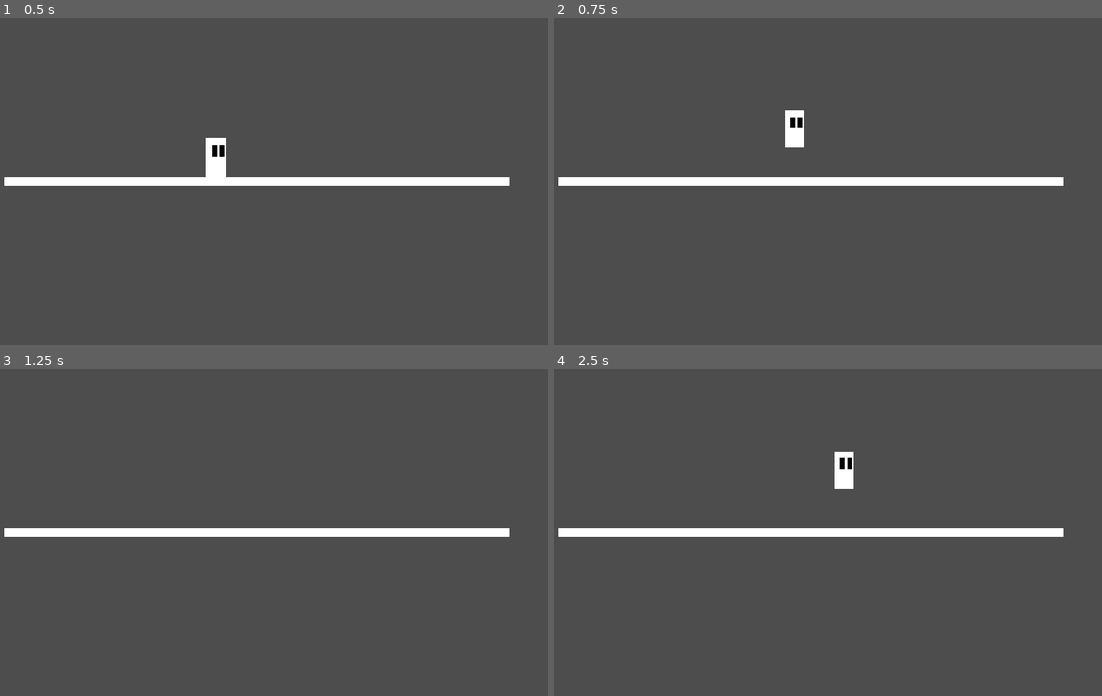
Above: before the commit, frames 1-4 (two rows, left to right).
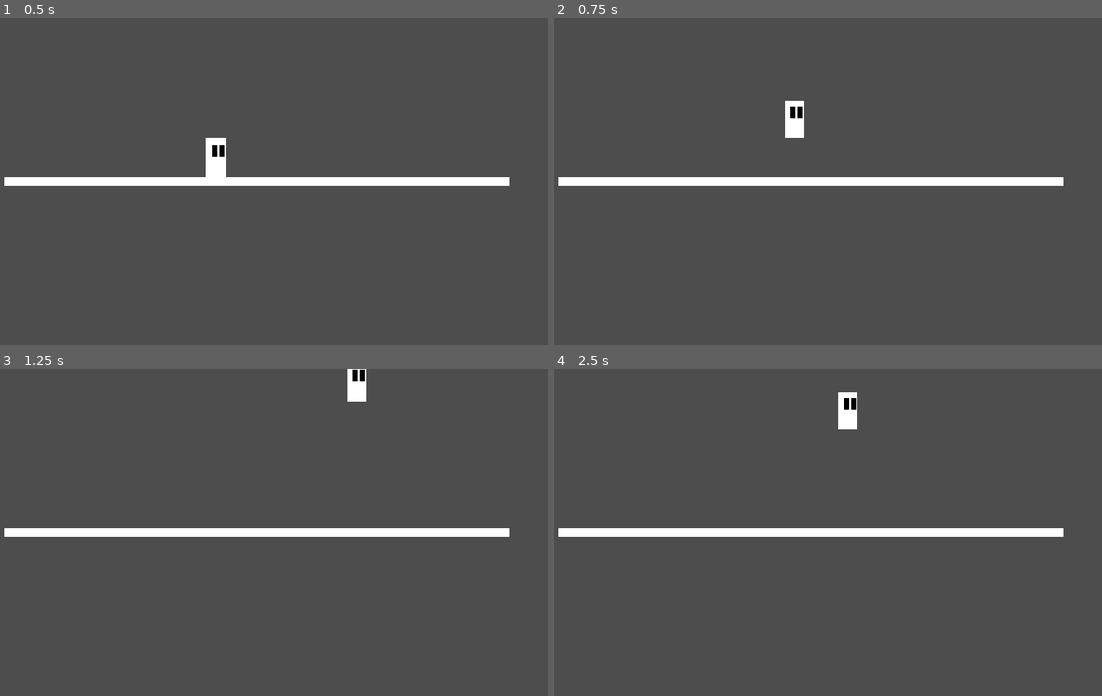
Above: after the commit, the same moments.

Repository: shubhrDev/Satisfying-Character-Controller
Game: Godot game, scene res://levels/level_1.tscn
The game is run twice, just before and just after one commit, with the same random seed, the same clock (stepped at 60 frames per second) and the same inputs.
Inputs:
- Up to frame 1 (0.5 s): no input
- Up to frame 2 (0.75 s): hold D (right) from 0.53 s (still down); tap Space (jump) at 0.6 s
- Up to frame 3 (1.25 s): keep holding D (right); tap Space (jump) at 0.77, 1.07 s
- Up to frame 4 (2.5 s): release D (right) at 1.28 s; hold A (left) 1.28-2.03 s; tap Space (jump) at 1.35, 1.52, 1.82, 2.1 s; hold D (right) from 2.03 s (still down)

Frame 1 is identical in both runs. In frame 2, 0.3% of the frame differs, in the area x 42-46%, y 25-40%; in frame 3, 0.3%; in frame 4, 0.8%, in the area x 51-56%, y 7-37%.

Commit message:
start from here again ig

Diff:
--- a/Player/scripts/States/jump_state.gd
+++ b/Player/scripts/States/jump_state.gd
@@ -2,43 +2,20 @@
 
 @export var player_base: PlayerBase
 @export var fall_state: State
+@onready var ground_check: RayCast2D = %groundCheck
 
-@onready var ground_check: RayCast2D = %groundCheck
-@onready var apex_modifier_time: Timer = %apexModifierTime
 
 var apex_modifier_applied: bool
 
 func enter_state() -> void:
 	player_base.handle_jump() #convert to function in player_base
-	apex_modifier_applied = false
+
 
 func physics_update(_delta : float) -> void:
-	if apex_modifier_time.is_stopped():
-		player_base.apply_gravity(_delta)
 
+	player_base.apply_gravity(_delta)
+	player_base.apex_modifier()
 	player_base.move_left_right(_delta)
 
-	if not ground_check.is_colliding() and absf(player_base.velocity.y) < 30 and not apex_modifier_applied:
-		#Apex modifiers increase horizontal speed and antigravity moment
-		#print("do something")
-		player_base.apex_modifier()
-		apex_modifier_time.start()
-		#print (apex_modifier_time.is_stopped())
-		await apex_modifier_time.timeout
-		print ("reset")
-		apex_modifier_applied = true
-
-		player_base.reset_apex_modifier()
-		apex_modifier_time.stop()
-
-	if not ground_check.is_colliding() and player_base.velocity.y > 0.0 and apex_modifier_applied:
-		switch_state.emit (fall_state)
-
-	if Input.is_action_just_released("jump"):
-		player_base.velocity.y *= 0.4
-		print (player_base.velocity.y)
-		print ("release")
-func exit_state() -> void:
-	apex_modifier_applied = false
-	player_base.reset_apex_modifier()
-	apex_modifier_time.stop()
+	if player_base.velocity.y > 0:
+		switch_state.emit(fall_state)
--- a/Player/scripts/States/state_machine.gd
+++ b/Player/scripts/States/state_machine.gd
@@ -6,7 +6,7 @@
 var active_state : State :
 	set (new_value):
 		active_state = new_value
-		#print(active_state)
+		print(active_state)
 
 func _ready() -> void:
 	for child_state : State in get_children():
--- a/Player/scripts/player_base.gd
+++ b/Player/scripts/player_base.gd
@@ -51,9 +51,8 @@
 
 
 func apex_modifier():
-	velocity.y = 0
-	player_speed += increased_speed
-
+	if absf(velocity.y) > 20:
+		pass
 func reset_apex_modifier():
 	player_speed -= increased_speed
 
